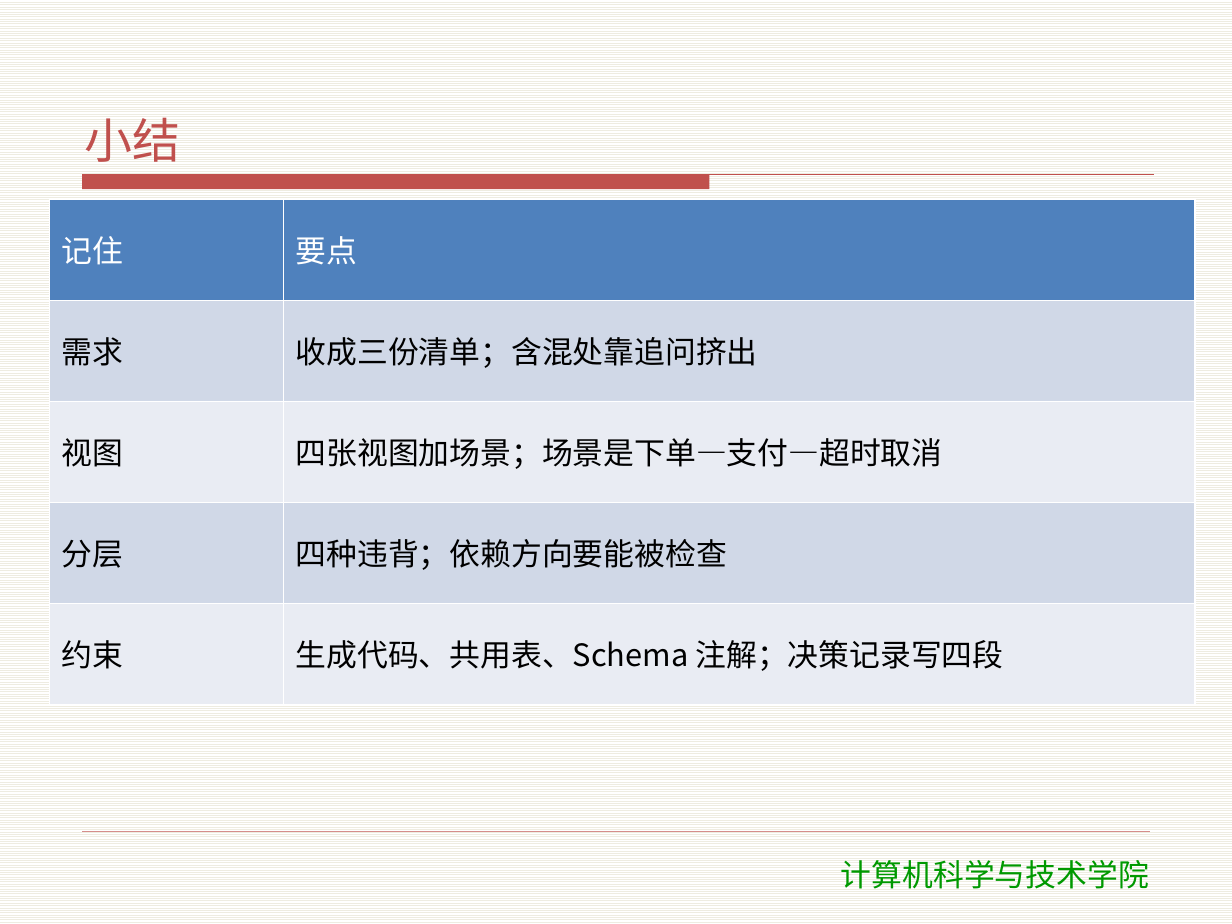
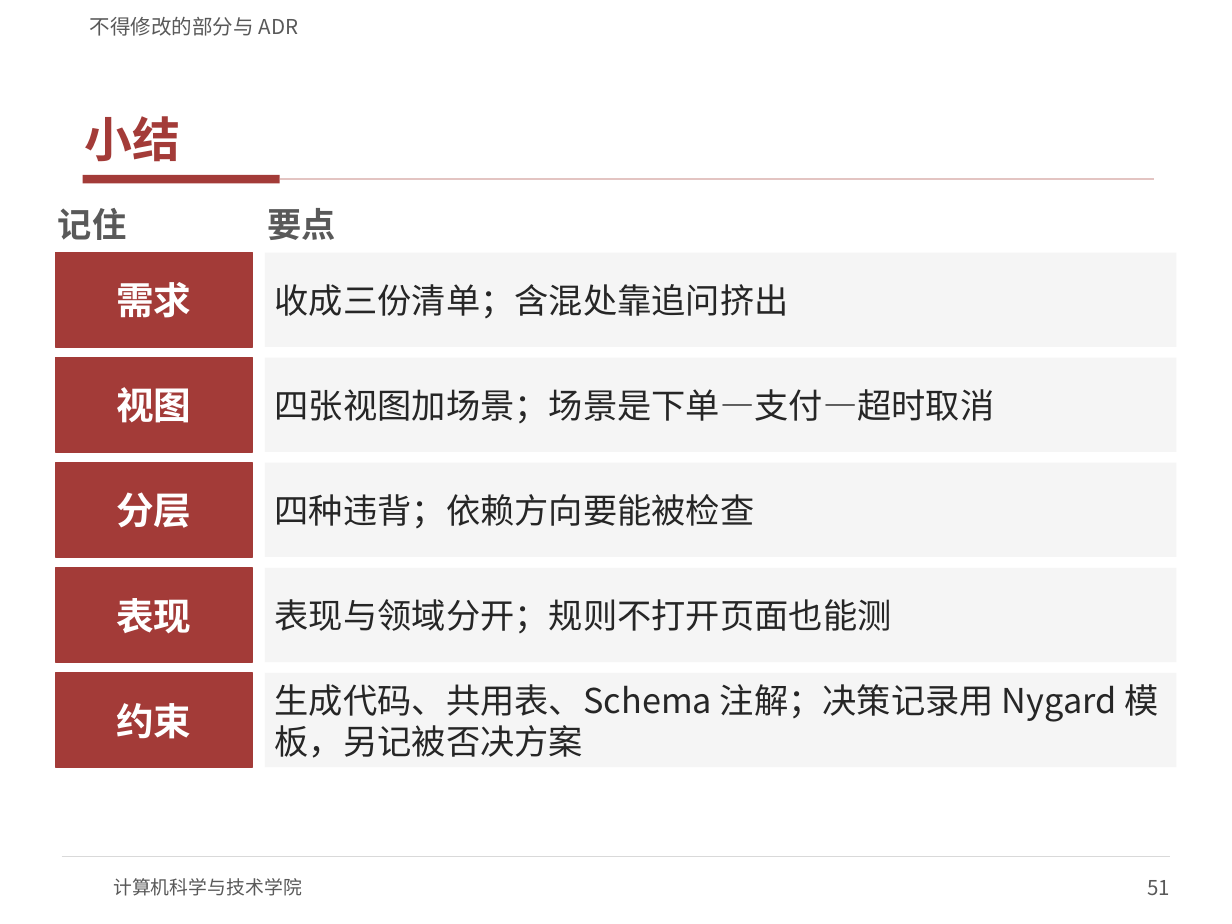
Before and after one commit to meng004/mall, a slide deck: slide 51 of SDC/教学资料/课件/T3-体系结构设计（一）.pptx (slide 33 before the commit). Drawn at 1232x924 pixels with LibreOffice and Linux fonts; fonts in the diff are those of the drawing; background and template pictures are left out. Boxes give left, top, right and bottom in pixels: in the first picture for what was removed or moved away, otherwise in the second. Text is boxed around its words. In the diff, an @@ line names an element or a change of style, - is before the commit and + after.

```diff
--- a/SDC/教学资料/课件/T3-体系结构设计（一）.pptx
+++ b/SDC/教学资料/课件/T3-体系结构设计（一）.pptx
@@ background pattern #EEECE1 on #FFFFFF to #FFFFFF @@
@@ text added at box(90, 17, 299, 36), 12 pt, text #595959 @@
+不得修改的部分与 ADR
@@ title "小结" at box(85, 116, 181, 162): text colour #C0504D to #A33B38, bold on @@
@@ freeform shape removed at box(83, 175, 1154, 190) @@
@@ rectangle added at box(83, 175, 280, 184), fill #A33B38 @@
@@ table removed at box(49, 200, 1195, 705), 5 rows, 2 columns @@
-记住 | 要点
-需求 | 收成三份清单；含混处靠追问挤出
-视图 | 四张视图加场景；场景是下单—支付—超时取消
-分层 | 四种违背；依赖方向要能被检查
-约束 | 生成代码、共用表、Schema 注解；决策记录写四段
@@ text added at box(58, 208, 126, 240), 20 pt, text #595959, bold @@
+记住
@@ text added at box(267, 208, 335, 240), 20 pt, text #595959, bold @@
+要点
@@ line added from (280, 180) to (1154, 180), #E3C4C2 1 pt @@
@@ rectangle added at box(55, 253, 253, 347), fill #A33B38, outline #A33B38 1 pt, 22 pt, text #FFFFFF, bold @@
+需求
@@ rectangle added at box(265, 253, 1177, 347), fill #F5F5F5, 20 pt, text #262626 @@
+收成三份清单；含混处靠追问挤出
@@ rectangle added at box(55, 357, 253, 452), fill #A33B38, outline #A33B38 1 pt, 22 pt, text #FFFFFF, bold @@
+视图
@@ rectangle added at box(265, 357, 1177, 452), fill #F5F5F5, 20 pt, text #262626 @@
+四张视图加场景；场景是下单—支付—超时取消
@@ rectangle added at box(55, 463, 253, 558), fill #A33B38, outline #A33B38 1 pt, 22 pt, text #FFFFFF, bold @@
+分层
@@ rectangle added at box(265, 463, 1177, 558), fill #F5F5F5, 20 pt, text #262626 @@
+四种违背；依赖方向要能被检查
@@ rectangle added at box(55, 568, 253, 663), fill #A33B38, outline #A33B38 1 pt, 22 pt, text #FFFFFF, bold @@
+表现
@@ rectangle added at box(265, 568, 1177, 663), fill #F5F5F5, 20 pt, text #262626 @@
+表现与领域分开；规则不打开页面也能测
@@ rectangle added at box(55, 673, 253, 768), fill #A33B38, outline #A33B38 1 pt, 22 pt, text #FFFFFF, bold @@
+约束
@@ rectangle added at box(265, 673, 1177, 768), fill #F5F5F5, 20 pt, text #262626 @@
+生成代码、共用表、Schema 注解；决策记录用 Nygard 模板，另记被否决方案
@@ line moved from (83, 832) - (1149, 832) to (62, 856) - (1170, 856) @@
@@ line (62, 856) - (1170, 856): stroke #C0504D 0.25 pt to #D9D9D9 0.75 pt @@
@@ text "计算机科学与技术学院": place and size @@
-text "计算机科学与技术学院" at box(841, 860, 1149, 889)
+text "计算机科学与技术学院" at box(113, 878, 302, 896)
@@ text "计算机科学与技术学院" at box(113, 878, 302, 896): size 18 to 11 pt, font DejaVu Sans to Noto Sans CJK SC, text colour #009900 to #595959; alignment centre to left; less space between paragraphs; vertical alignment top to middle @@
@@ page number added at box(1148, 880, 1171, 895), 12 pt, text #595959 @@
+51
```
Also in this commit, not shown: 30 other slides changed, 24 slides added, 5 slides removed, 19 other files.
